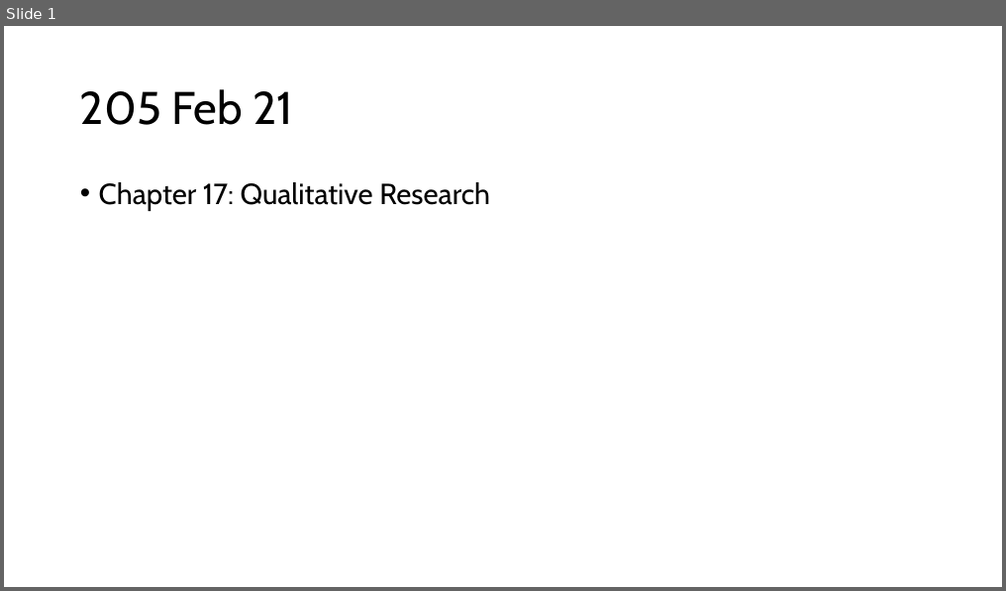
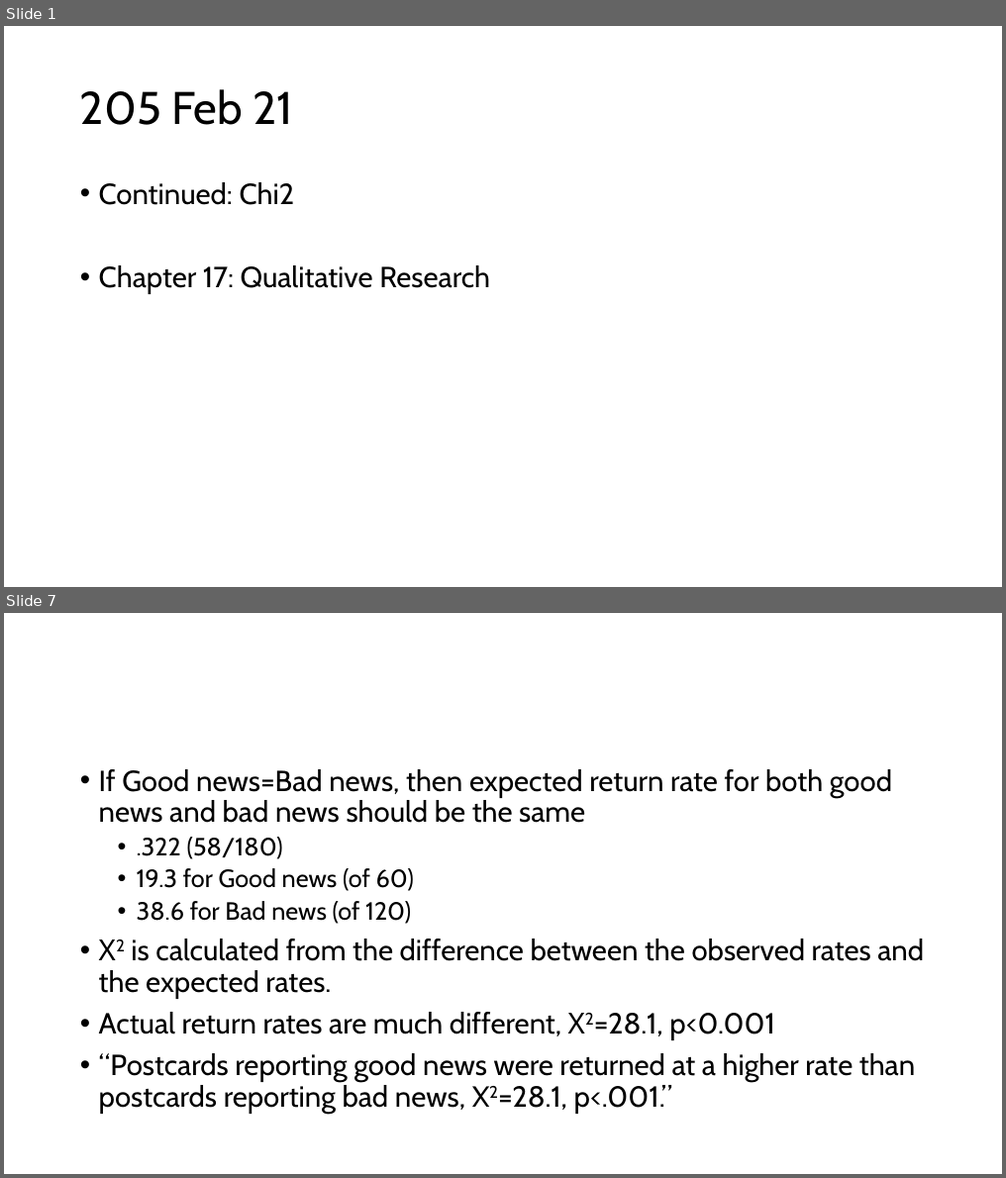
Before and after one commit to preber/Research-Methods, a slide deck: Class Slides 2024/Class 21.pptx. Shown one above the other, each under a label of ours: slide 1 before the commit, slides 1 and 7 after it; the slides between them are not shown. The pictures are 1006x591 and 1006x1178 pixels, drawn with LibreOffice and Linux fonts; fonts in the diff are those of the drawing. Boxes give left, top, right and bottom in pixels: in the first picture for what was removed or moved away, otherwise in the second. Text is boxed around its words. In the diff, an @@ line names an element or a change of style, - is before the commit and + after.

```diff
--- a/Class Slides 2024/Class 21.pptx
+++ b/Class Slides 2024/Class 21.pptx
@@ slide 7 added at (x1=4, y1=613, x2=1002, y2=1174), background #FFFFFF @@
@@ text added at (x1=99, y1=769, x2=924, y2=1114), 28 pt, text #000000 @@
+• If Good news=Bad news, then expected return rate for both good news and bad news should be the same
+  • .322 (58/180)
+  • 19.3 for Good news (of 60)
+  • 38.6 for Bad news (of 120)
+• Х2 is calculated from the difference between the observed rates and the expected rates.
+• Actual return rates are much different, Х2=28.1, p<0.001
+• “Postcards reporting good news were returned at a higher rate than postcards reporting bad news, X2=28.1, p<.001.”
@@ slide 1 changed as well @@
@@ text at (x1=99, y1=182, x2=295, y2=205): paragraph added @@
+• Continued: Chi2
```
Also in this commit, not shown: 1 other slide changed, 14 other slides added, 15 slides removed, 3 other files.
